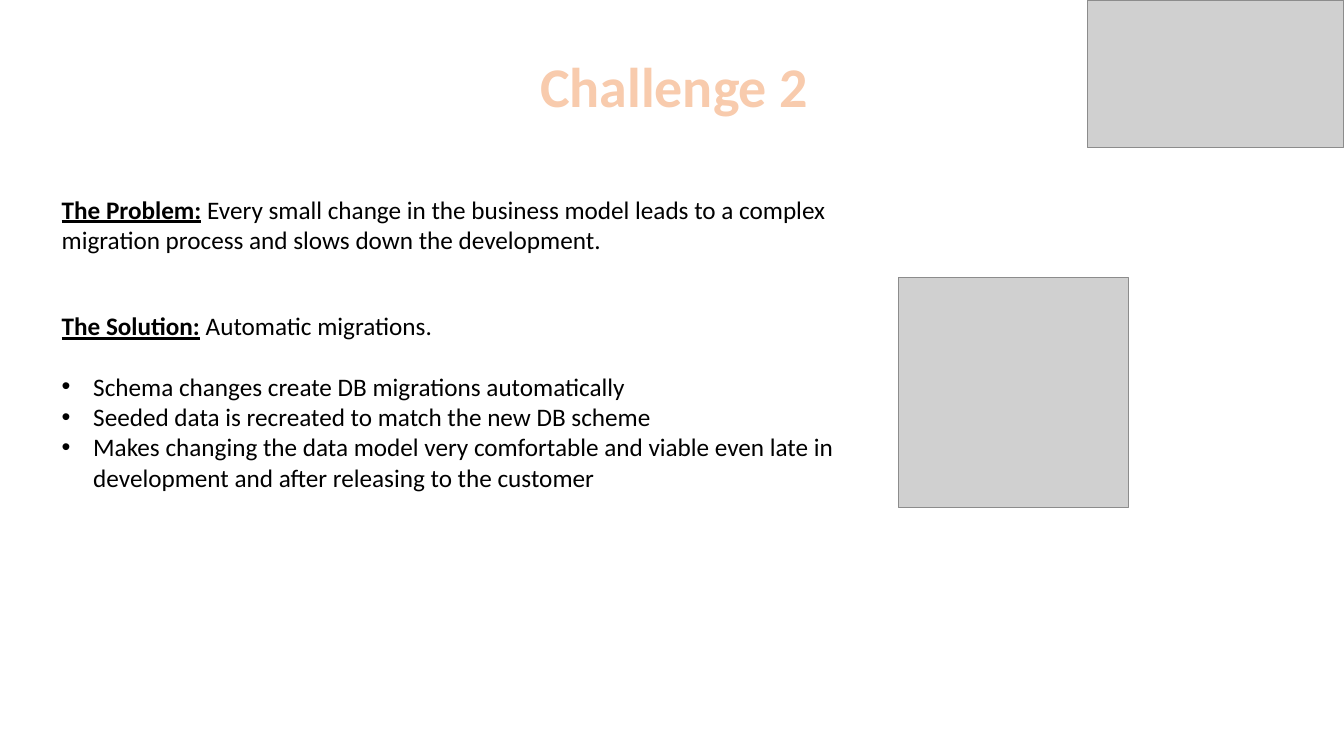
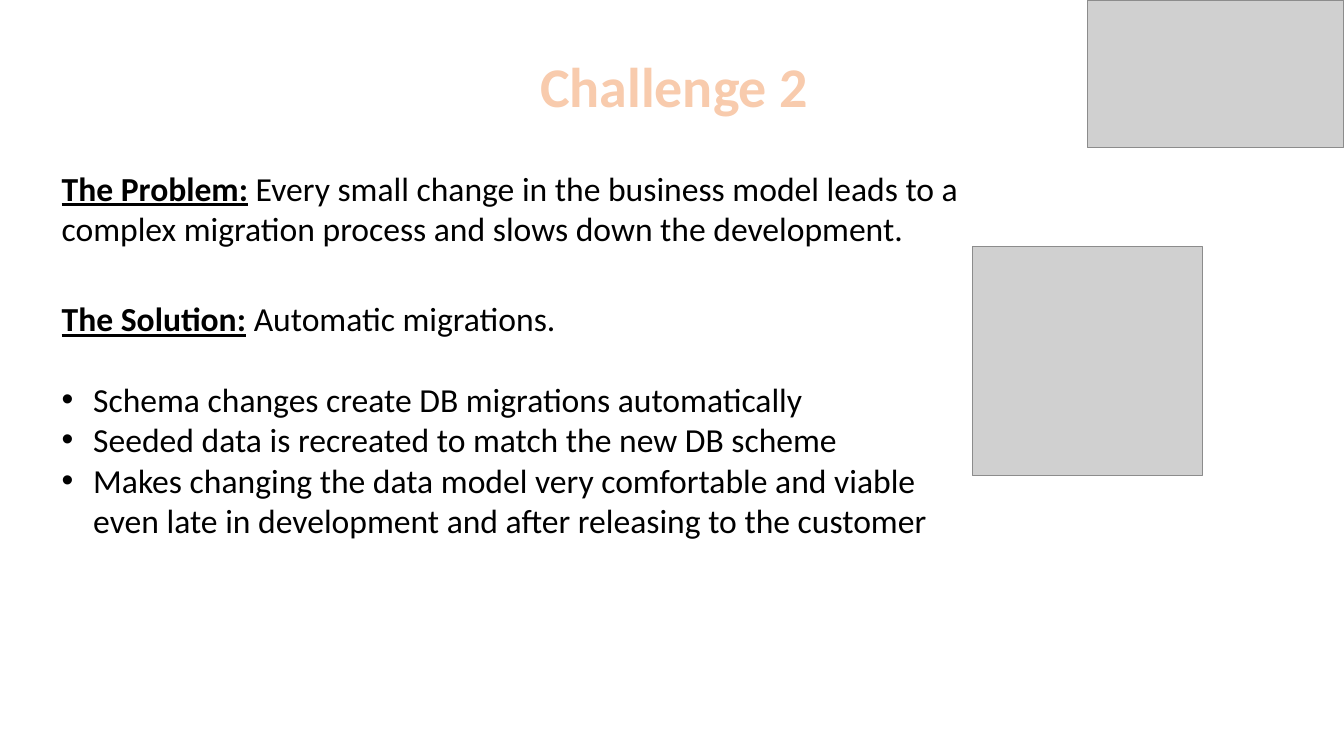
Before and after one commit to roypillar/Michtava, a slide deck: slide 7 of Michtava - Presentation.pptx. Drawn at 1344x756 pixels with LibreOffice and Linux fonts; fonts in the diff are those of the drawing; grey boxes stand for pictures; background and template pictures are left out. Boxes give left, top, right and bottom in pixels: in the first picture for what was removed or moved away, otherwise in the second. Text is boxed around its words. In the diff, an @@ line names an element or a change of style, - is before the commit and + after.

Commit message:
Michtava Presentation - final version (after fixes)

```diff
--- a/Michtava - Presentation.pptx
+++ b/Michtava - Presentation.pptx
@@ text "The Problem: Every small change ..." at <box>62,177,958,247</box>: size 18 to 24 pt @@
@@ text "The Problem: Every small change ...": place and size @@
-text "The Problem: Every small change ..." at <box>62,201,825,254</box>
+text "The Problem: Every small change ..." at <box>62,177,958,247</box>
@@ picture: place and size @@
-picture at <box>898,277,1128,507</box>
+picture at <box>973,246,1203,476</box>
@@ text "The Solution: Automatic migrations.": place and size @@
-text "The Solution: Automatic migrations." at <box>62,317,833,492</box>
+text "The Solution: Automatic migrations." at <box>62,307,926,539</box>
@@ text "The Solution: Automatic migrations." at <box>62,307,926,539</box>: size 18 to 24 pt @@
```
Also in this commit, not shown: 8 other slides changed, 1 slide added.
